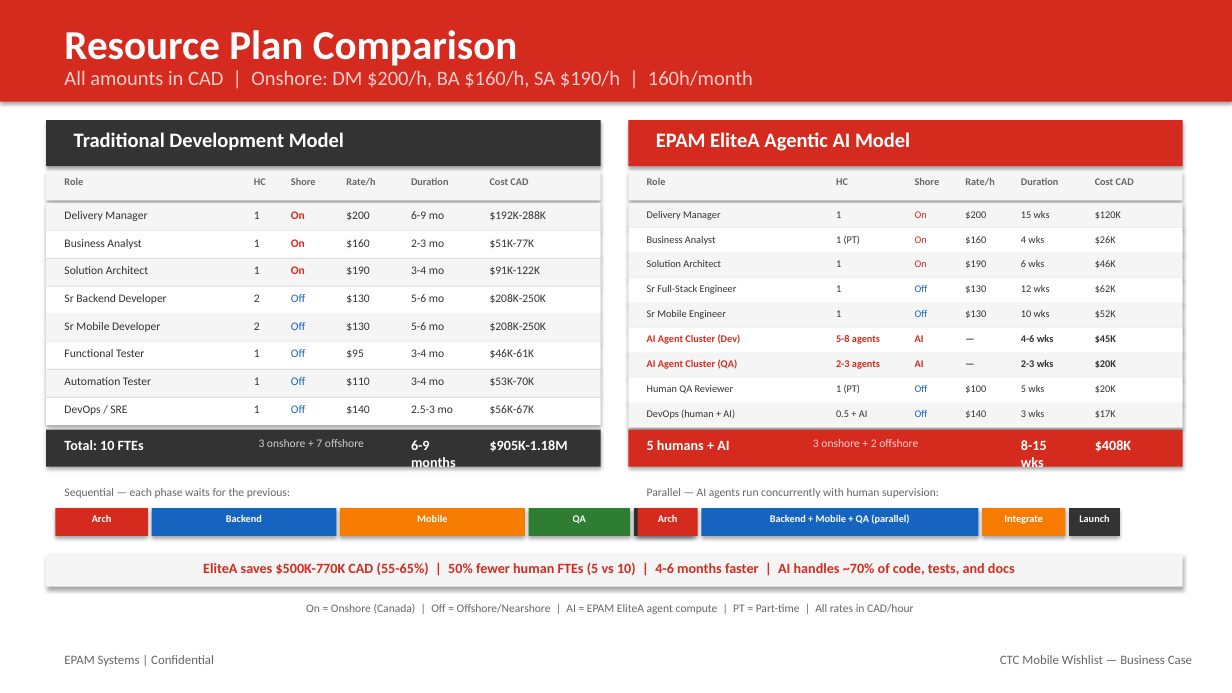
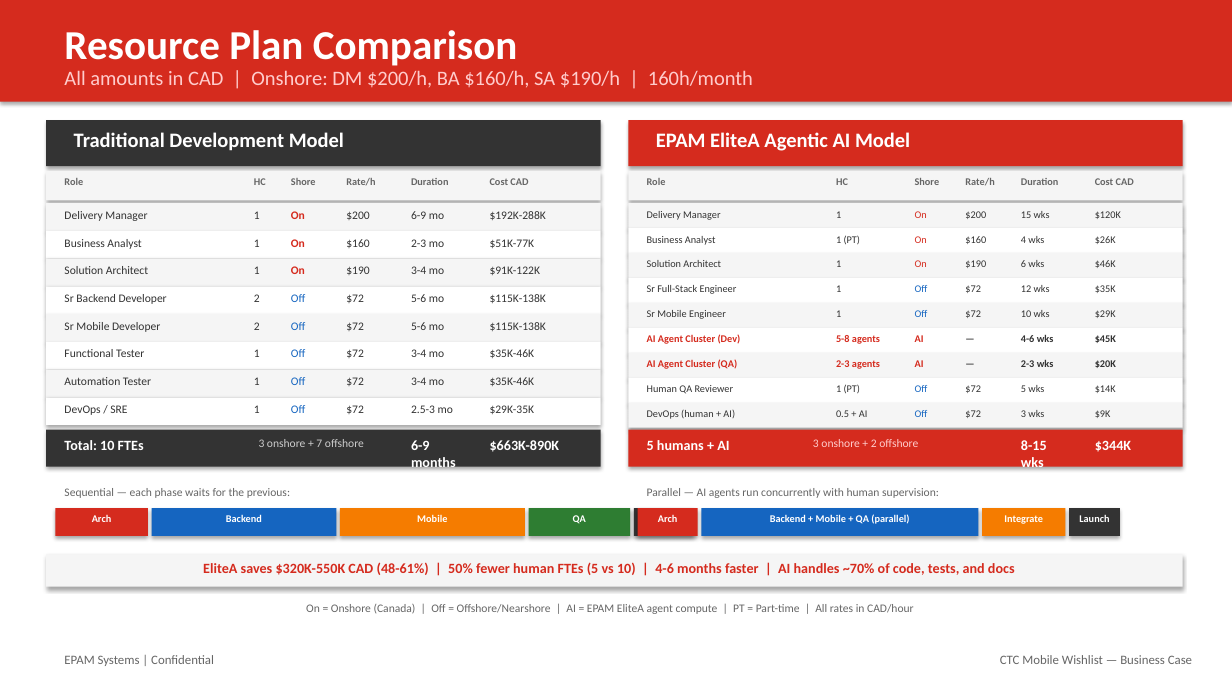
Before and after one commit to ksyed0/CTC-Mobile-Wishlist, a slide deck: slide 11 of docs/CTC_Mobile_Wishlist_Business_Case.pptx. Drawn at 1232x693 pixels with LibreOffice and Linux fonts; fonts in the diff are those of the drawing. Boxes give left, top, right and bottom in pixels: in the first picture for what was removed or moved away, otherwise in the second. Text is boxed around its words. In the diff, an @@ line names an element or a change of style, - is before the commit and + after.

```diff
--- a/docs/CTC_Mobile_Wishlist_Business_Case.pptx
+++ b/docs/CTC_Mobile_Wishlist_Business_Case.pptx
@@ text at <box>346,294,364,303</box>: text changed @@
-$130
+$72
@@ text at <box>490,294,546,303</box>: text changed @@
-$208K-250K
+$115K-138K
@@ text at <box>965,285,981,293</box>: text changed @@
-$130
+$72
@@ text at <box>1095,285,1116,293</box>: text changed @@
-$62K
+$35K
@@ text at <box>346,322,364,331</box>: text changed @@
-$130
+$72
@@ text at <box>490,322,546,331</box>: text changed @@
-$208K-250K
+$115K-138K
@@ text at <box>965,310,981,318</box>: text changed @@
-$130
+$72
@@ text at <box>1095,310,1116,318</box>: text changed @@
-$52K
+$29K
@@ text at <box>346,349,364,358</box>: text changed @@
-$95
+$72
@@ text at <box>490,349,535,358</box>: text changed @@
-$46K-61K
+$35K-46K
@@ text at <box>346,377,364,386</box>: text changed @@
-$110
+$72
@@ text at <box>490,377,535,386</box>: text changed @@
-$53K-70K
+$35K-46K
@@ text at <box>965,385,981,393</box>: text changed @@
-$100
+$72
@@ text at <box>1095,385,1116,393</box>: text changed @@
-$20K
+$14K
@@ text at <box>346,405,364,414</box>: text changed @@
-$140
+$72
@@ text at <box>490,405,535,414</box>: text changed @@
-$56K-67K
+$29K-35K
@@ text at <box>965,410,981,418</box>: text changed @@
-$140
+$72
@@ text at <box>1095,410,1111,418</box>: text changed @@
-$17K
+$9K
@@ text at <box>490,440,560,452</box>: text changed @@
-$905K-1.18M
+$663K-890K
@@ text at <box>1095,440,1131,452</box>: text changed @@
-$408K
+$344K
@@ text at <box>203,562,1015,575</box>: text changed @@
-EliteA saves $500K-770K CAD (55-65%) | 50% fewer human FTEs (5 vs 10) | 4-6 months faster | AI handles ~70% of code, tests, and docs
+EliteA saves $320K-550K CAD (48-61%) | 50% fewer human FTEs (5 vs 10) | 4-6 months faster | AI handles ~70% of code, tests, and docs
```
Also in this commit, not shown: 3 other slides changed, 2 other files.
